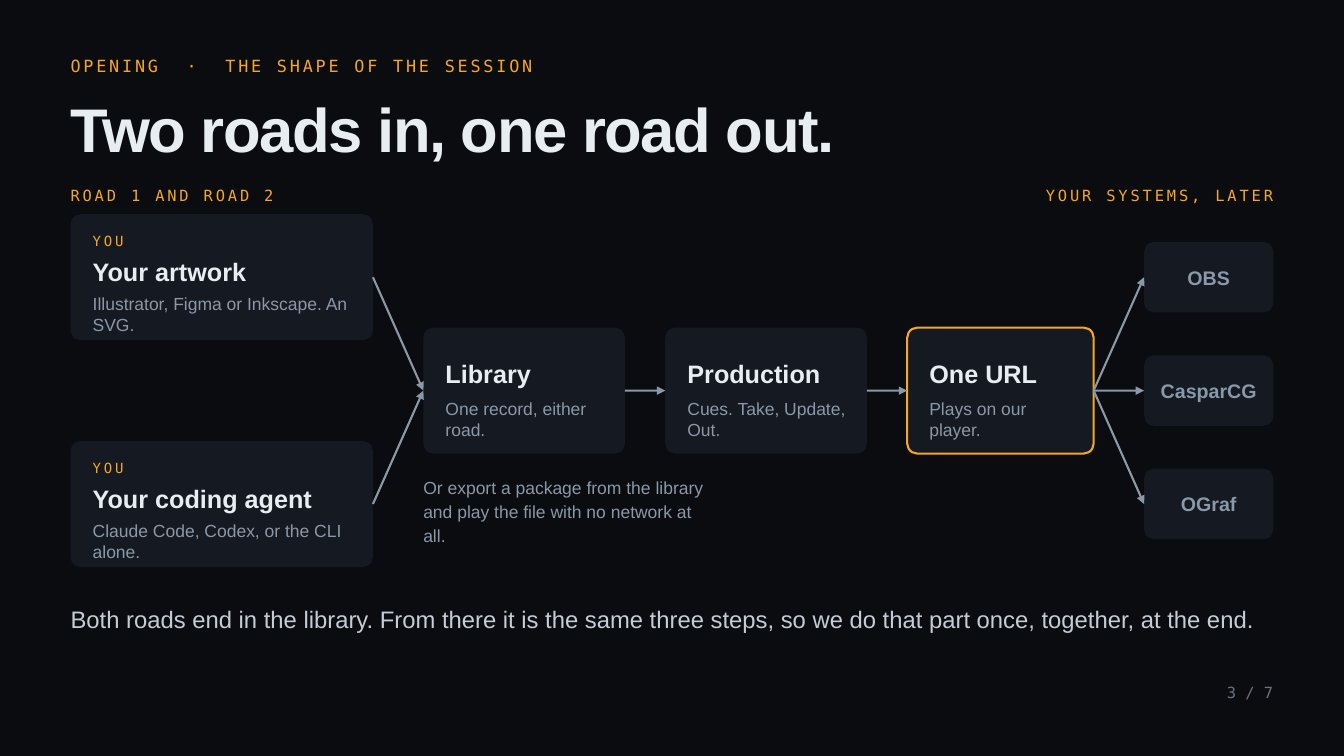
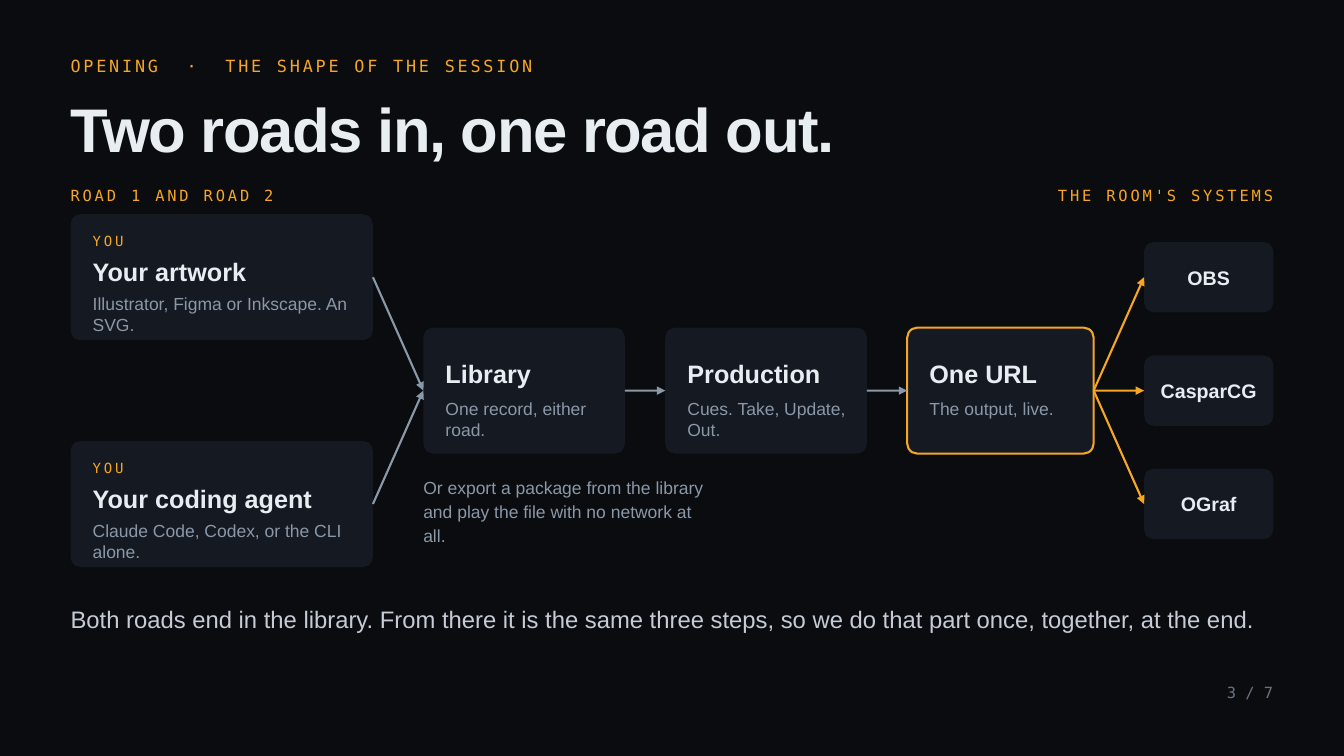
Before and after one commit to NoaCG/NoaCG-Studio, a slide deck: slide 3 of docs/presentation-2026-09-25/NoaCG-2026-09-25.pptx. Drawn at 1344x756 pixels with LibreOffice and Linux fonts; fonts in the diff are those of the drawing. Boxes give left, top, right and bottom in pixels: in the first picture for what was removed or moved away, otherwise in the second. Text is boxed around its words. In the diff, an @@ line names an element or a change of style, - is before the commit and + after.

```diff
--- a/docs/presentation-2026-09-25/NoaCG-2026-09-25.pptx
+++ b/docs/presentation-2026-09-25/NoaCG-2026-09-25.pptx
@@ text at [1058,189,1273,202]: text changed @@
-YOUR SYSTEMS, LATER
+THE ROOM'S SYSTEMS
@@ arrow (1094, 391) - (1144, 277): stroke #8B98A8 1.5 pt to #F6A623 1.5 pt @@
@@ text at [929,402,1054,419]: text changed @@
-Plays on our player.
+The output, live.
@@ arrow (1094, 391) - (1144, 391): stroke #8B98A8 1.5 pt to #F6A623 1.5 pt @@
@@ arrow (1094, 391) - (1144, 504): stroke #8B98A8 1.5 pt to #F6A623 1.5 pt @@
@@ text colour #8B98A8 to #E8EDF2 in 3 elements at [1187,271,1229,285], [1161,384,1257,402], [1181,497,1237,511] @@
```
Also in this commit, not shown: 5 other slides changed, 5 other files.
